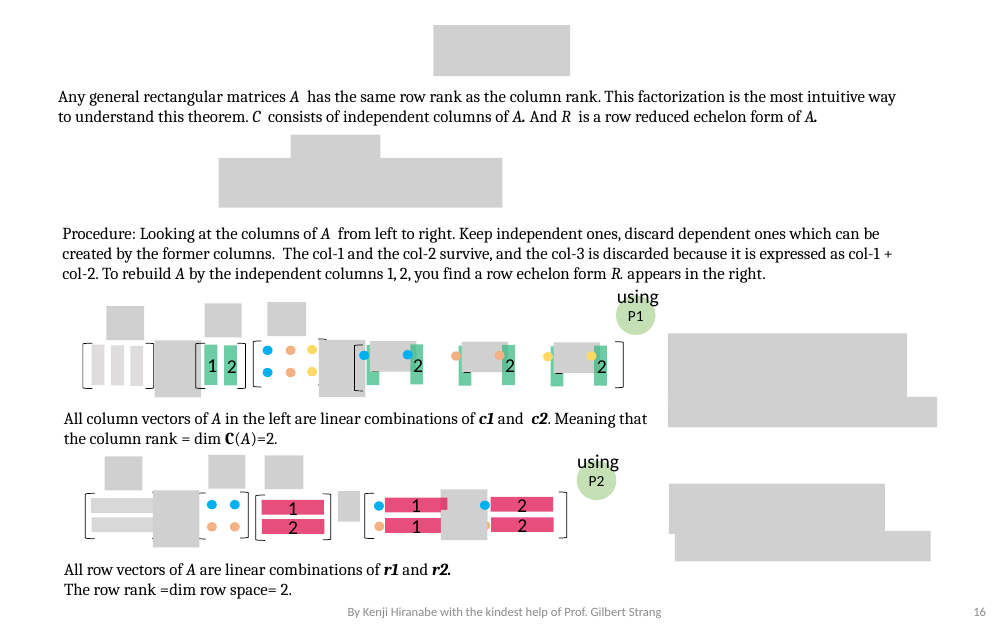
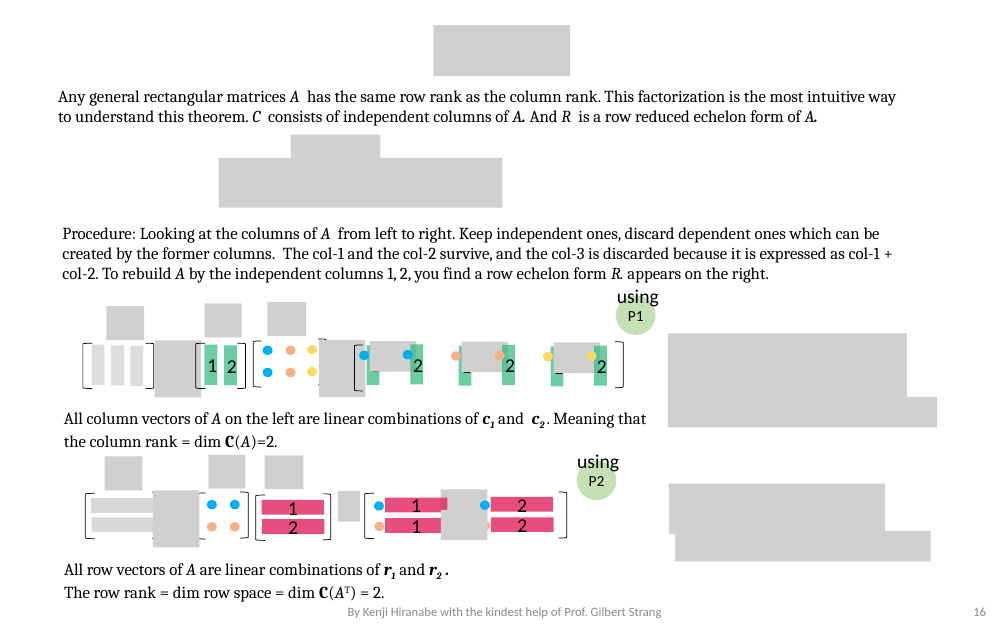
Before and after one commit to kenjihiranabe/The-Art-of-Linear-Algebra, a slide deck: slide 16 of Graphic-Notes-on-LA4E-v1.1.pptx. Drawn at 1008x630 pixels with LibreOffice and Linux fonts; fonts in the diff are those of the drawing; grey boxes stand for pictures; background and template pictures are left out. Boxes give left, top, right and bottom in pixels: in the first picture for what was removed or moved away, otherwise in the second. Text is boxed around its words. In the diff, an @@ line names an element or a change of style, - is before the commit and + after.

```diff
--- a/Graphic-Notes-on-LA4E-v1.1.pptx
+++ b/Graphic-Notes-on-LA4E-v1.1.pptx
@@ text at (x1=62, y1=227, x2=880, y2=283): text changed @@
-Procedure: Looking at the columns of A from left to right. Keep independent ones, discard dependent ones which can be created by the former columns. The col-1 and the col-2 survive, and the col-3 is discarded because it is expressed as col-1 + col-2. To rebuild A by the independent columns 1, 2, you find a row echelon form R. appears in the right.
+Procedure: Looking at the columns of A from left to right. Keep independent ones, discard dependent ones which can be created by the former columns. The col-1 and the col-2 survive, and the col-3 is discarded because it is expressed as col-1 + col-2. To rebuild A by the independent columns 1, 2, you find a row echelon form R. appears on the right.
@@ text at (x1=64, y1=412, x2=646, y2=449): text changed @@
-All column vectors of A in the left are linear combinations of c1 and c2. Meaning that the column rank = dim C(A)=2.
+All column vectors of A on the left are linear combinations of c1 and c2 . Meaning that the column rank = dim C(A)=2.
@@ text at (x1=64, y1=563, x2=425, y2=602): text changed @@
-All row vectors of A are linear combinations of r1 and r2.
-The row rank =dim row space= 2.
+All row vectors of A are linear combinations of r1 and r2 .
+The row rank = dim row space = dim C(AT) = 2.
```
Also in this commit, not shown: 5 other slides changed, 31 other files.
